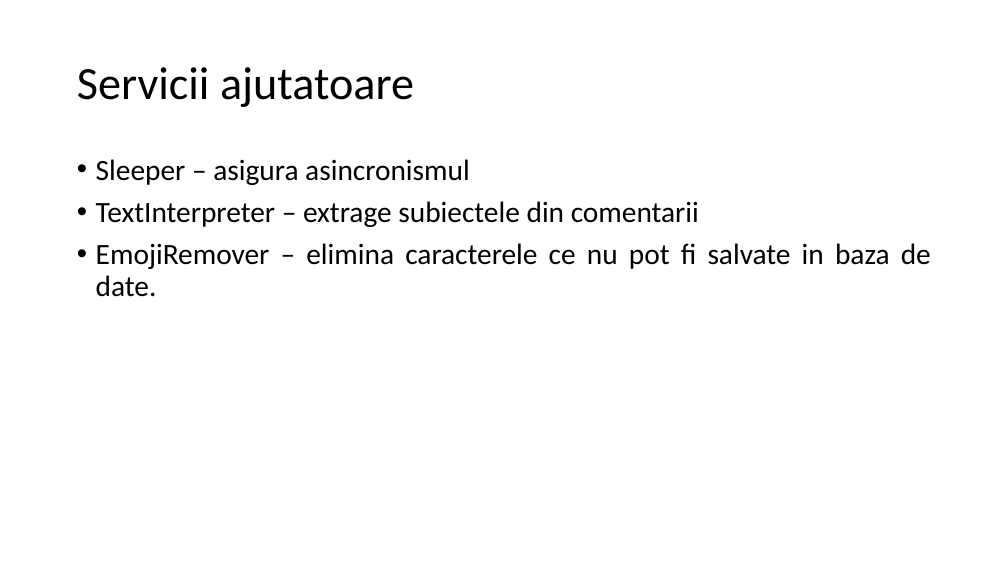
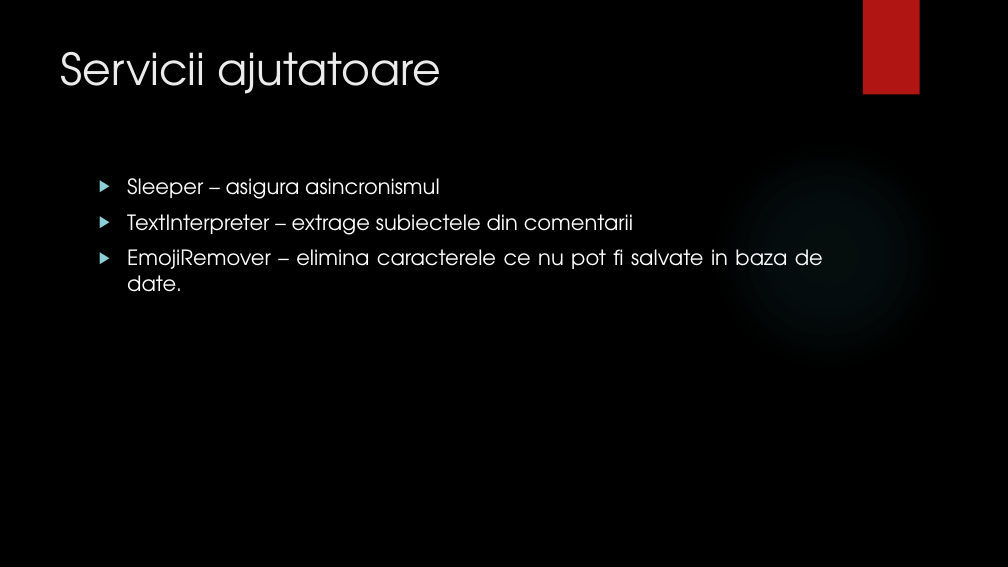
Before and after one commit to CristianAndrei/RCruncher, a slide deck: slide 11 of Licenta2019UrsuCristian-Andrei/RCruncher.pptx. Drawn at 1008x567 pixels with LibreOffice and Linux fonts; fonts in the diff are those of the drawing; background and template pictures are left out. Boxes give left, top, right and bottom in pixels: in the first picture for what was removed or moved away, otherwise in the second. Text is boxed around its words. In the diff, an @@ line names an element or a change of style, - is before the commit and + after.

```diff
--- a/Licenta2019UrsuCristian-Andrei/RCruncher.pptx
+++ b/Licenta2019UrsuCristian-Andrei/RCruncher.pptx
@@ background #FFFFFF to picture (left out) @@
@@ rectangle added at [863,0,920,95], fill #B01513 @@
@@ title "Servicii ajutatoare": place and size @@
-title "Servicii ajutatoare" at [77,67,414,107]
+title "Servicii ajutatoare" at [61,52,441,94]
@@ title "Servicii ajutatoare" at [61,52,441,94]: size 44 to 42 pt, font Calibri to TeX Gyre Adventor, text colour #000000 to #EBEBEB; line spacing 0.9 to 1; vertical alignment middle to top @@
@@ ellipse added at [712,138,944,371], fill gradient #50B9C1 @@
@@ text "Sleeper – asigura asincronismul": place and size @@
-text "Sleeper – asigura asincronismul" at [96,159,931,297]
+text "Sleeper – asigura asincronismul" at [127,178,823,292]
@@ text "Sleeper – asigura asincronismul" at [127,178,823,292]: size 28 to 20 pt, font Calibri to TeX Gyre Adventor, text colour #000000 to #FFFFFF; bullet • to ▶; line spacing 0.9 to 1 @@
```
Also in this commit, not shown: 14 other slides changed, 2 other files.
